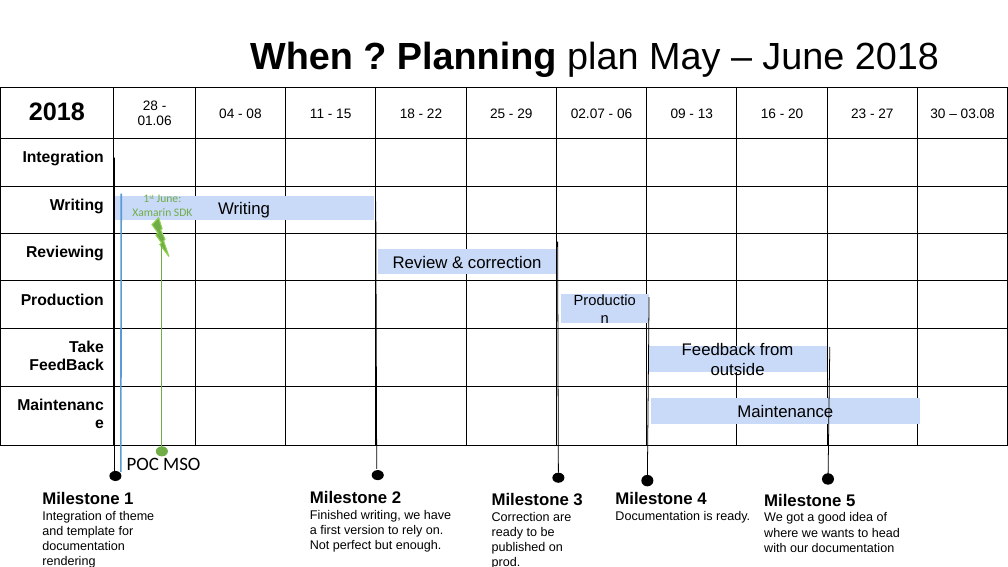
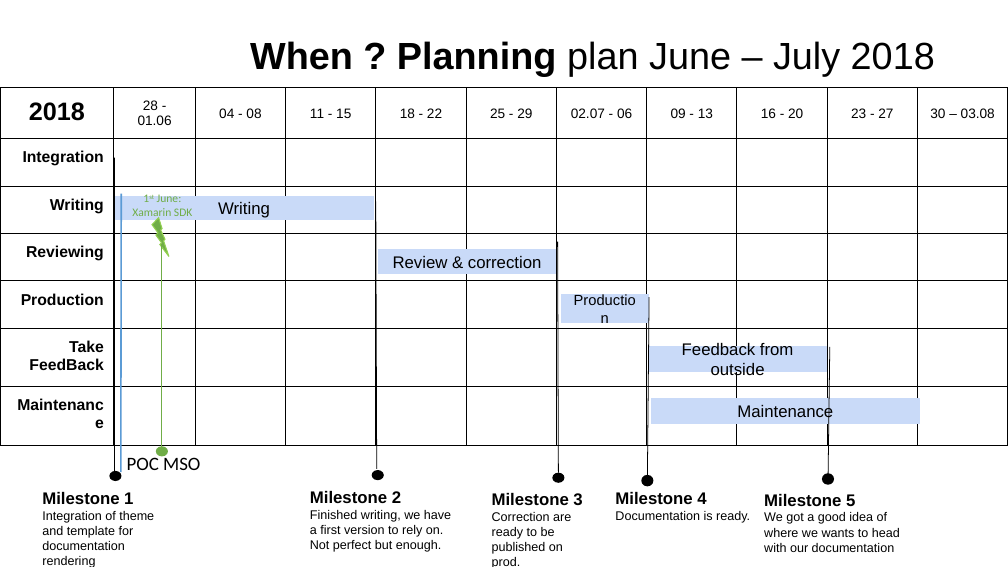
Before and after one commit to matchmore/documentation, a slide deck: slide 10 of Documentation Plan.pptx (slide 9 before the commit). Drawn at 1008x567 pixels with LibreOffice and Linux fonts; fonts in the diff are those of the drawing; background and template pictures are left out. Boxes give left, top, right and bottom in pixels: in the first picture for what was removed or moved away, otherwise in the second. Text is boxed around its words. In the diff, an @@ line names an element or a change of style, - is before the commit and + after.

Commit message:
Documentation plan update

```diff
--- a/Documentation Plan.pptx
+++ b/Documentation Plan.pptx
@@ title at [250,41,935,76]: text changed @@
-When ? Planning plan May – June 2018
+When ? Planning plan June – July 2018
```
Also in this commit, not shown: 1 slide added.
